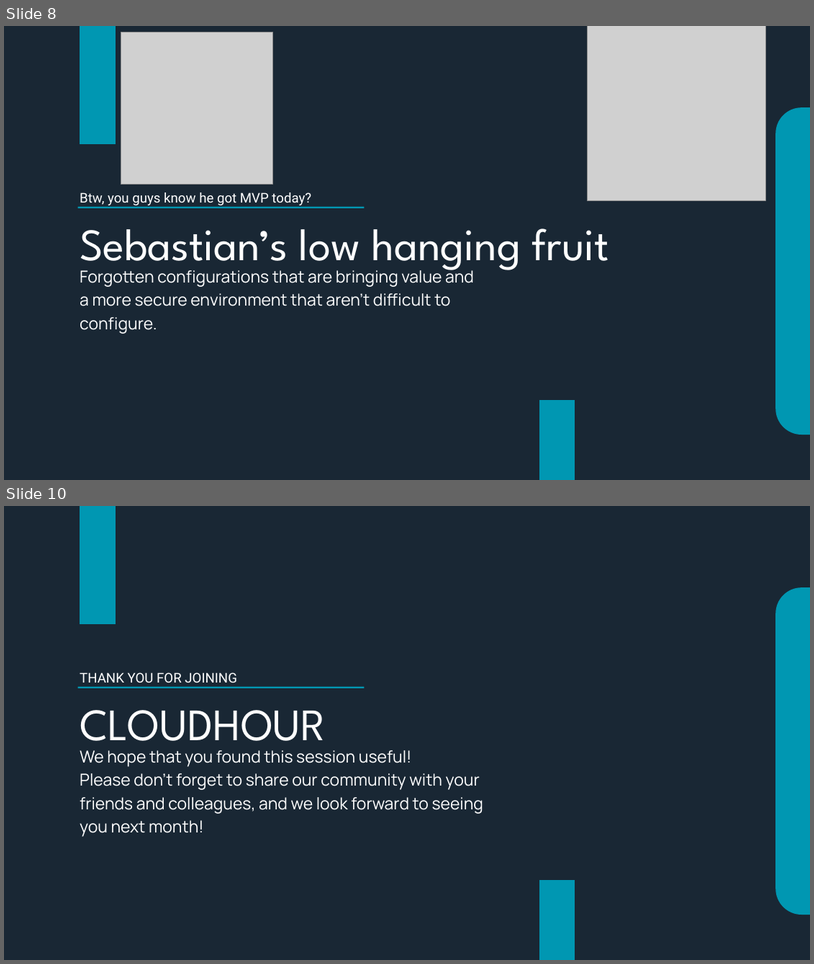
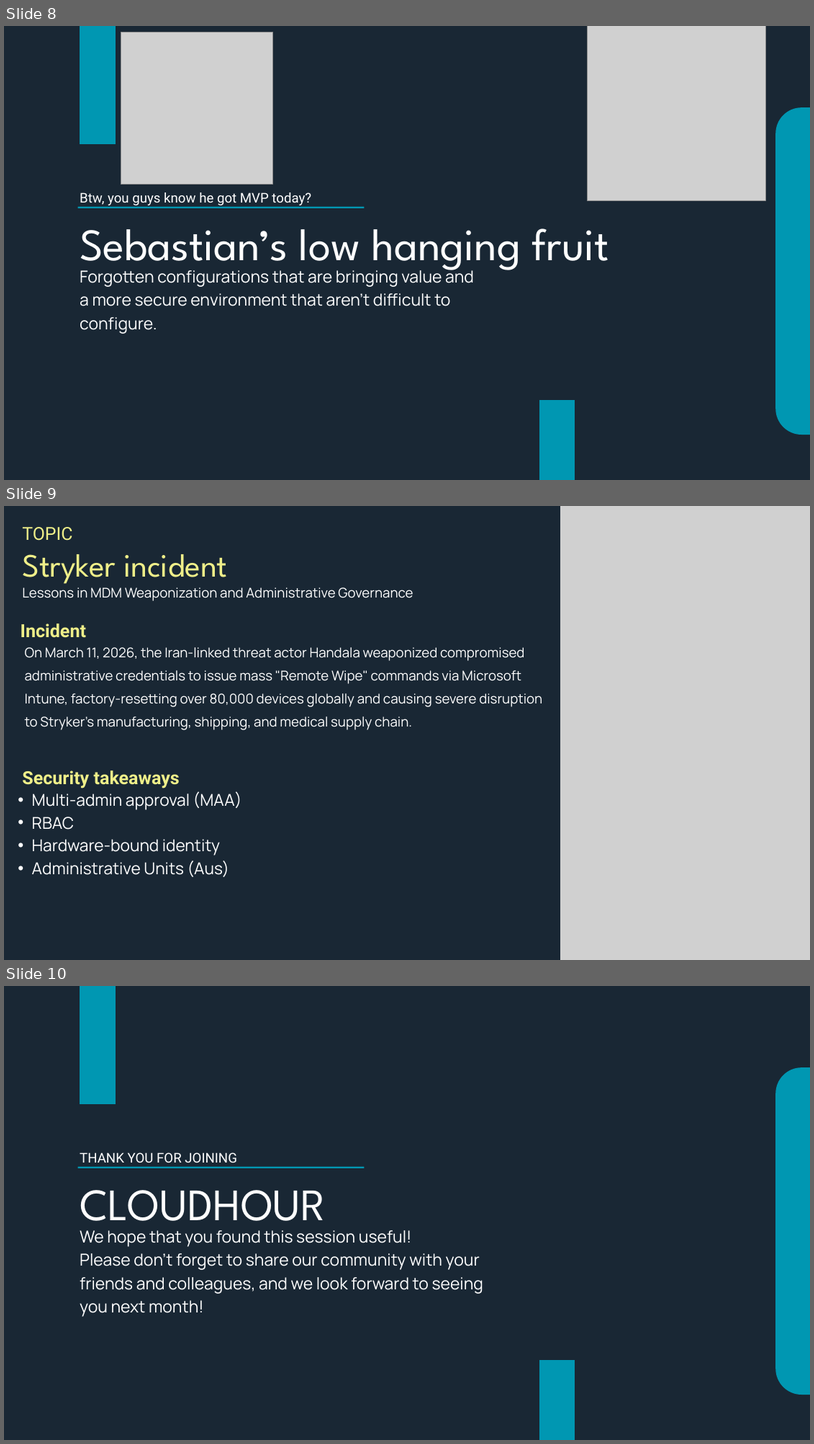
Before and after one commit to Microsoft-EMS-Community/Cloudhour, a slide deck: 2026/04/CloudHour.pptx. Shown one above the other, each under a label of ours: slides 8 and 10 before the commit, slides 8, 9 and 10 after it; the slides between them are not shown. The pictures are 814x964 and 814x1444 pixels, drawn with LibreOffice and Linux fonts; fonts in the diff are those of the drawing; grey boxes stand for pictures; background and template pictures are left out. Boxes give left, top, right and bottom in pixels: in the first picture for what was removed or moved away, otherwise in the second. Text is boxed around its words. In the diff, an @@ line names an element or a change of style, - is before the commit and + after.

```diff
--- a/2026/04/CloudHour.pptx
+++ b/2026/04/CloudHour.pptx
@@ slide 9 added at [4,506,810,960], background #192734 @@
@@ text added at [22,527,72,541], 32 pt, text #EFEF89 @@
+TOPIC
@@ picture added at [561,506,810,960] @@
@@ text added at [22,554,227,584], 58.1 pt, text #EFEF89 @@
+Stryker incident
@@ text added at [22,587,413,601], 24 pt, text #FFFFFF @@
+Lessons in MDM Weaponization and Administrative Governance
@@ text added at [21,623,86,638], 32.3 pt, text #EFEF89, bold @@
+Incident
@@ text added at [25,647,543,730], 24 pt, text #FFFFFF @@
+  On March 11, 2026, the Iran-linked threat actor Handala weaponized compromised administrative credentials to issue mass "Remote Wipe" commands via Microsoft Intune, factory-resetting over 80,000 devices globally and causing severe disruption to Stryker’s manufacturing, shipping, and medical supply chain.
@@ text added at [22,770,180,788], 32.3 pt, text #EFEF89, bold @@
+Security takeaways
@@ text added at [32,791,242,877], 29.2 pt, text #FFFFFF @@
+  • Multi-admin approval (MAA)
+  • RBAC
+  • Hardware-bound identity
+  • Administrative Units (Aus)
```
Also in this commit, not shown: 1 slide removed.
